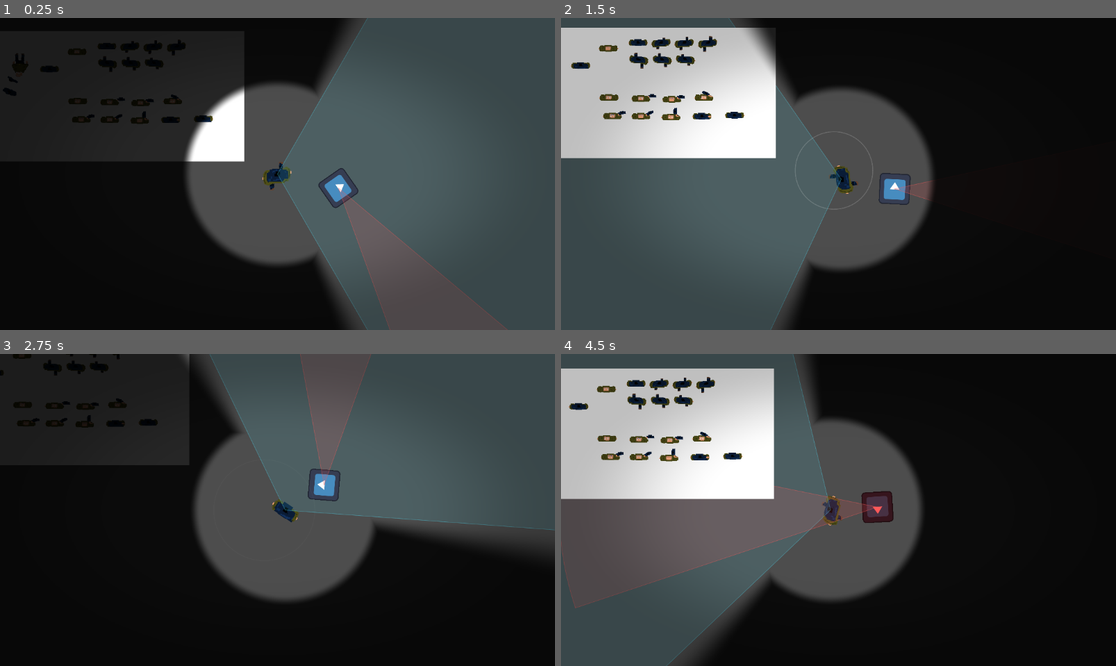
Above: before the commit, frames 1-4 (two rows, left to right).
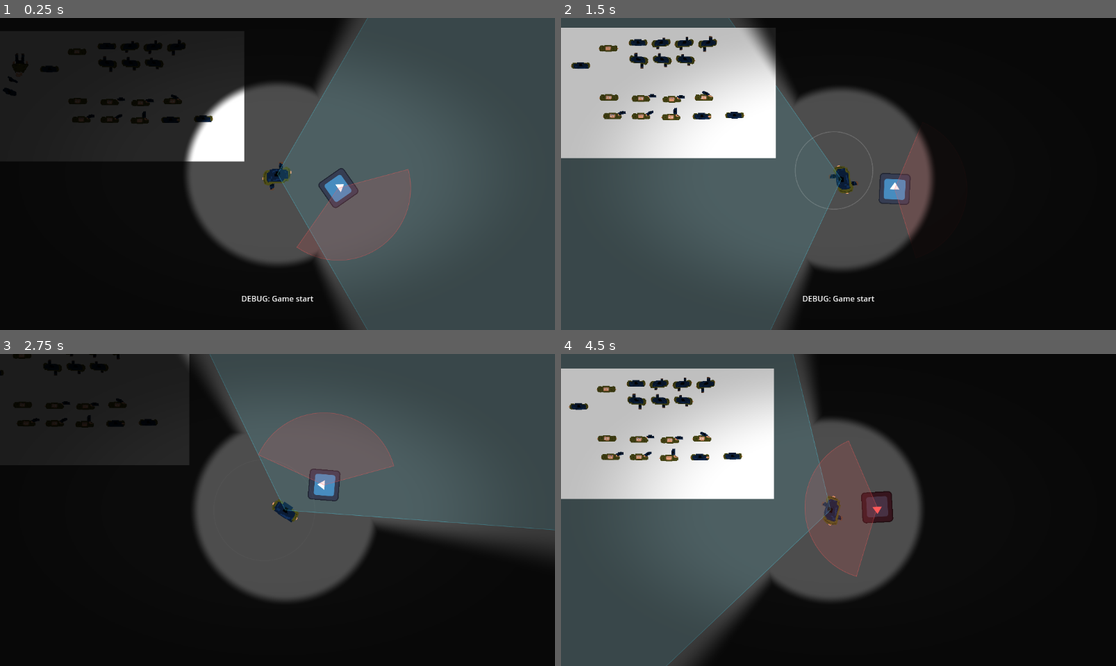
Above: after the commit, the same moments.

Repository: JingByTheDoor/locked-in--1-
Game: Godot game, scene res://Scenes/Main.tscn
Same seed, same stepped clock (60 frames per second), same inputs: the game is played once before the commit and once after it. The engine's default icon, where the game draws it, is replaced by a stand-in: a white triangle on a blue panel in a dark square.
Inputs (mouse positions are in pixels of both pictures, inside the frame that each line leads up to):
- Up to frame 1 (0.25 s): no input
- Up to frame 2 (1.5 s): tap Enter at 0.5 s; move the mouse to (960, 158) at 0.52 s; hold D (move_right) 0.53-1.28 s; right-click (960, 158) at 0.6 s; click (960, 158) at 0.67 s; move the mouse to (727, 189) at 1.27 s; hold S (move_down) from 1.28 s (still down); click (727, 189) at 1.35 s
- Up to frame 3 (2.75 s): move the mouse to (333, 441) at 2.02 s; release S (move_down) at 2.03 s; hold D (move_right) from 2.03 s (still down); hold E (interact) from 2.03 s (still down)
- Up to frame 4 (4.5 s): move the mouse to (810, 572) at 2.77 s; release D (move_right) at 2.78 s; release E (interact) at 2.78 s; hold W (move_up) 2.78-3.53 s; tap Shift (sprint) at 2.85 s; click (810, 572) at 2.92 s; move the mouse to (1005, 556) at 3.52 s; hold A (move_left) from 3.53 s (still down); right-click (1005, 556) at 3.6 s; move the mouse to (672, 463) at 4.27 s; click (672, 463) at 4.35 s

The runs differ from the first frame. In frame 1, 3.4% of the frame differs, in the area x 43-92%, y 48-100%; in frame 2, 1.1%; in frame 3, 3.0%; in frame 4, 7.6%, in the area x 0-60%, y 27-82%.

Commit message:
fixed guard

Diff:
--- a/Scenes/Guard.tscn
+++ b/Scenes/Guard.tscn
@@ -40,8 +40,9 @@
 
 [node name="VisionCone" type="Node2D" parent="."]
 script = ExtResource("3")
-cone_angle_degrees = 30.0
-cone_length = 20.0
+cone_angle_degrees = 140.0
+cone_length = 300.0
+auto_length_from_viewport = false
 extra_length = 0.0
 cone_fill_color = Color(1, 0.35, 0.35, 0.15)
 cone_outline_color = Color(1, 0.35, 0.35, 0.4)
--- a/Scenes/Main.tscn
+++ b/Scenes/Main.tscn
@@ -8,8 +8,10 @@
 [ext_resource type="PackedScene" path="res://UI/ExitSignLayer.tscn" id="5"]
 [ext_resource type="PackedScene" path="res://VFX/SoundRippleManager.tscn" id="6"]
 [ext_resource type="PackedScene" path="res://Scenes/Guard.tscn" id="7"]
+[ext_resource type="Script" path="res://Scripts/Main.gd" id="8"]
 
 [node name="Main" type="Node2D"]
+script = ExtResource("8")
 
 [node name="Player" parent="." instance=ExtResource("1")]
 
--- /dev/null
+++ b/Scripts/Main.gd
@@ -0,0 +1,11 @@
+extends Node2D
+
+@export var startup_message: String = "DEBUG: Game start"
+@export var startup_message_duration: float = 2.0
+
+func _ready() -> void:
+	if startup_message == "":
+		return
+	var hud := get_node_or_null("MessageHud")
+	if hud != null and hud.has_method("show_message"):
+		hud.call("show_message", startup_message, startup_message_duration)
--- a/project.godot
+++ b/project.godot
@@ -11,9 +11,9 @@
 [application]
 
 config/name="Locked in #1#"
+run/main_scene="res://Scenes/Main.tscn"
 config/features=PackedStringArray("4.5", "Forward Plus")
 config/icon="res://icon.svg"
-run/main_scene="res://Scenes/Main.tscn"
 
 [autoload]
 
Not shown: 1 places in Scenes/Main.tscn that only renumber resources
Not shown, added: Scripts/Main.gd.uid
